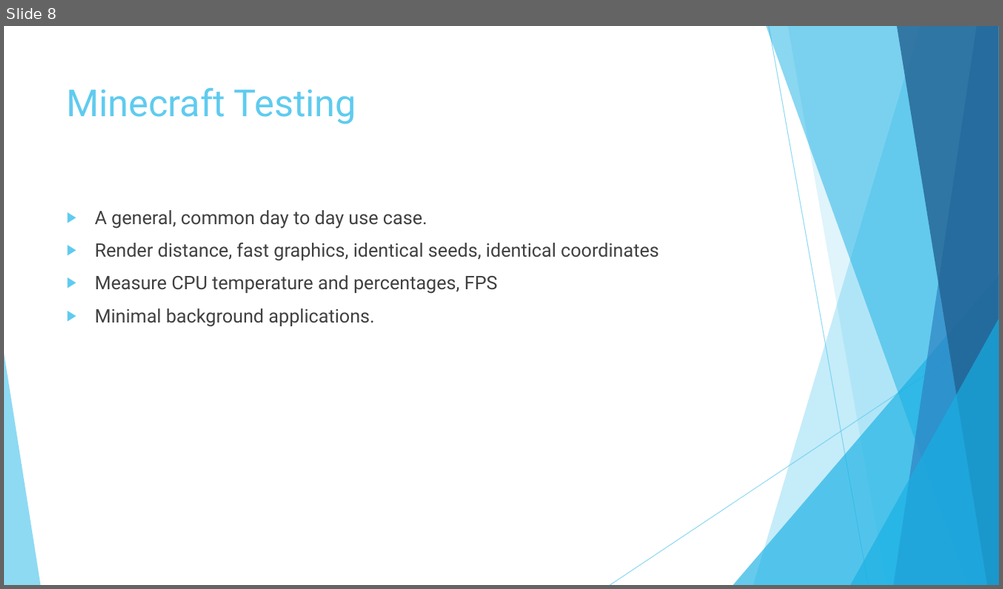
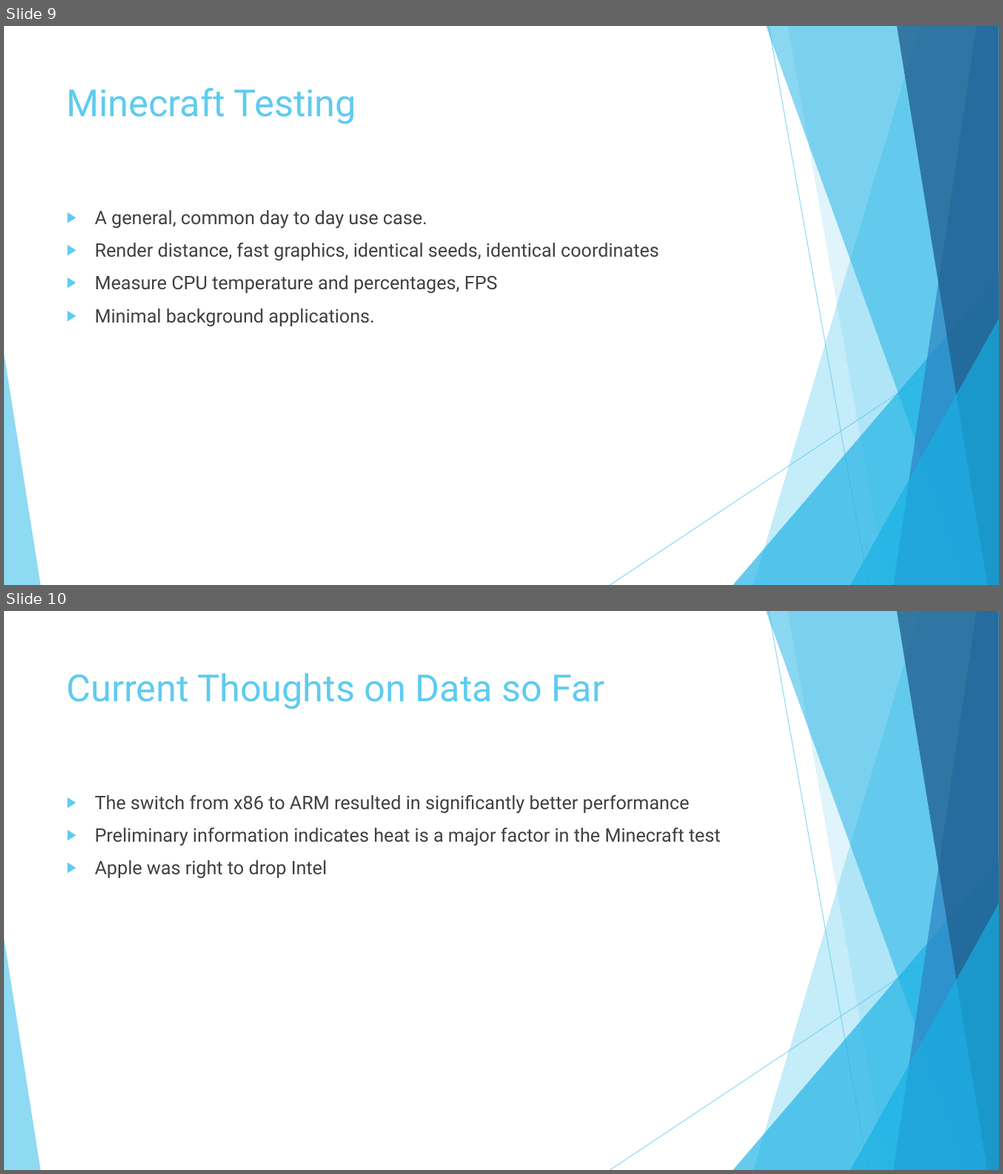
Before and after one commit to Cnh1116/Computer-Architecture-Project, a slide deck: Project Presentation.pptx. Shown one above the other, each under a label of ours: slide 8 before the commit, slides 9 and 10 after it. The pictures are 1003x589 and 1003x1174 pixels, drawn with LibreOffice and Linux fonts; fonts in the diff are those of the drawing. Boxes give left, top, right and bottom in pixels: in the first picture for what was removed or moved away, otherwise in the second. Text is boxed around its words. In the diff, an @@ line names an element or a change of style, - is before the commit and + after.

```diff
--- a/Project Presentation.pptx
+++ b/Project Presentation.pptx
@@ slide 10 added at <box>4,611,999,1170</box>, background #FFFFFF; not listed: 10 template elements that a slide beside it also shows @@
@@ title added at <box>67,673,604,709</box>, 36 pt, text #5FCBEF @@
+Current Thoughts on Data so Far
@@ text added at <box>95,795,720,879</box>, 18 pt, text #404040 @@
+▶ The switch from x86 to ARM resulted in significantly better performance
+▶ Preliminary information indicates heat is a major factor in the Minecraft test
+▶ Apple was right to drop Intel
@@ what was slide 8 is now slide 9 @@
```
Also in this commit, not shown: 3 slides changed, 1 other slide added.
